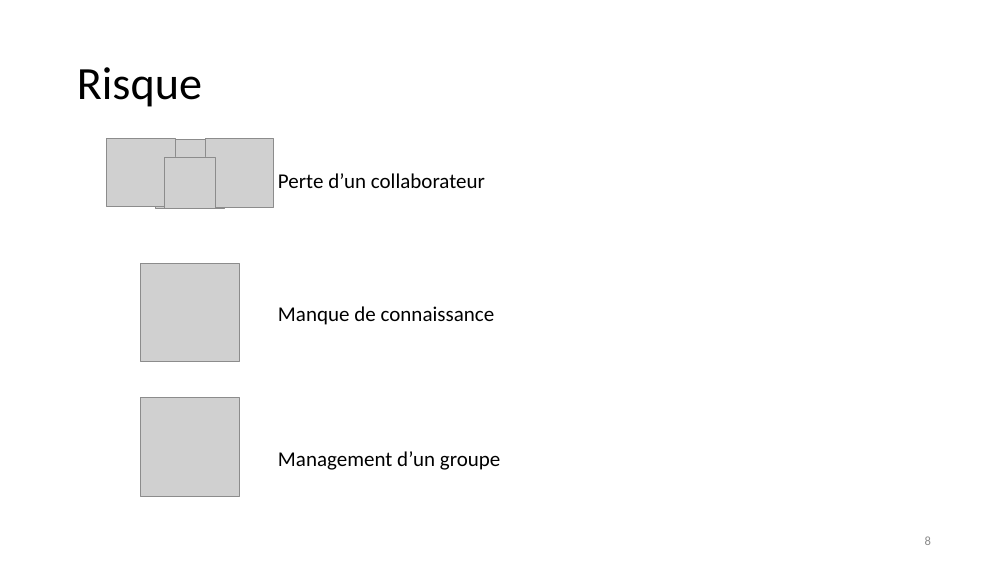
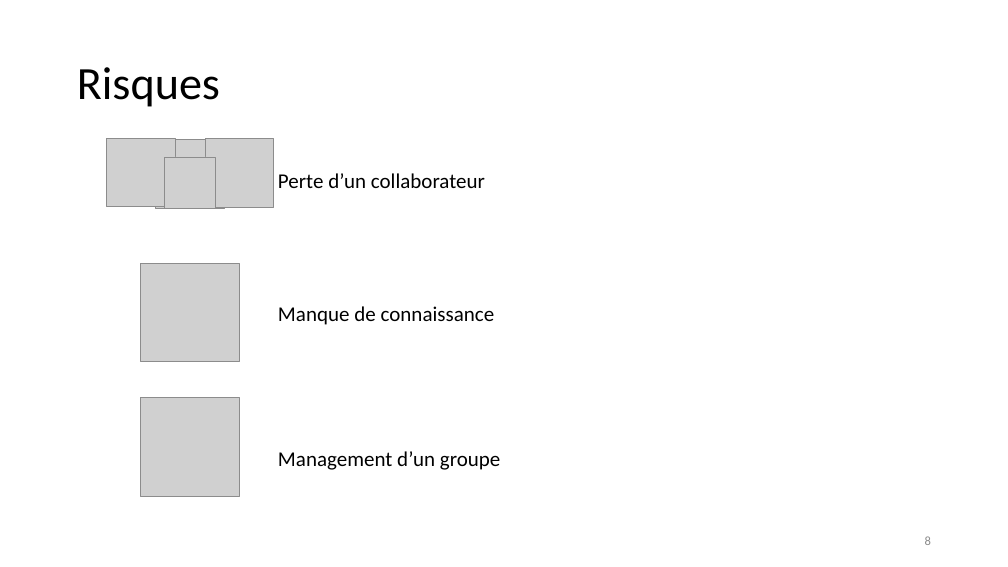
Before and after one commit to unige-pinfo-2019/PInfo1, a slide deck: slide 8 of Docs/UNIbay_DeskPitch.pptx. Drawn at 1008x567 pixels with LibreOffice and Linux fonts; fonts in the diff are those of the drawing; grey boxes stand for pictures. Boxes give left, top, right and bottom in pixels: in the first picture for what was removed or moved away, otherwise in the second. Text is boxed around its words. In the diff, an @@ line names an element or a change of style, - is before the commit and + after.

```diff
--- a/Docs/UNIbay_DeskPitch.pptx
+++ b/Docs/UNIbay_DeskPitch.pptx
@@ title at [77, 67, 220, 107]: text changed @@
-Risque
+Risques
```
Also in this commit, not shown: 6 other slides changed.
